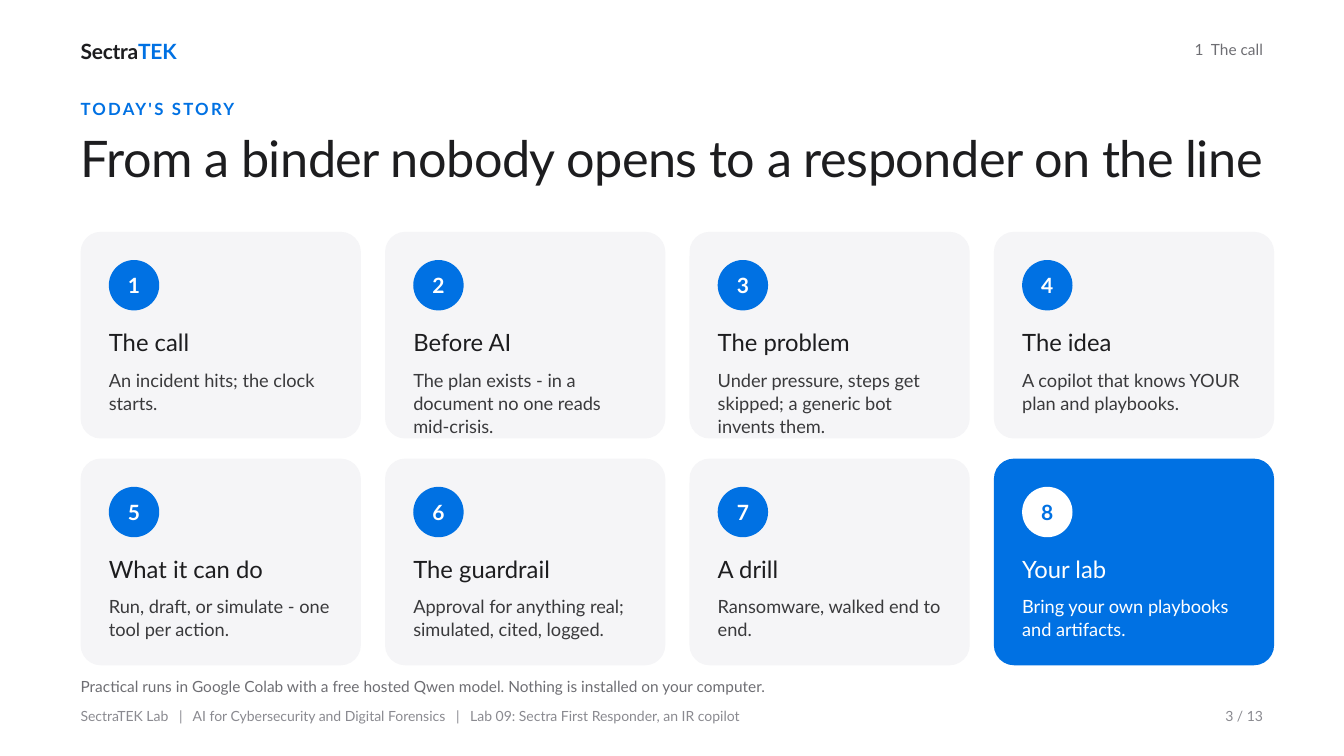
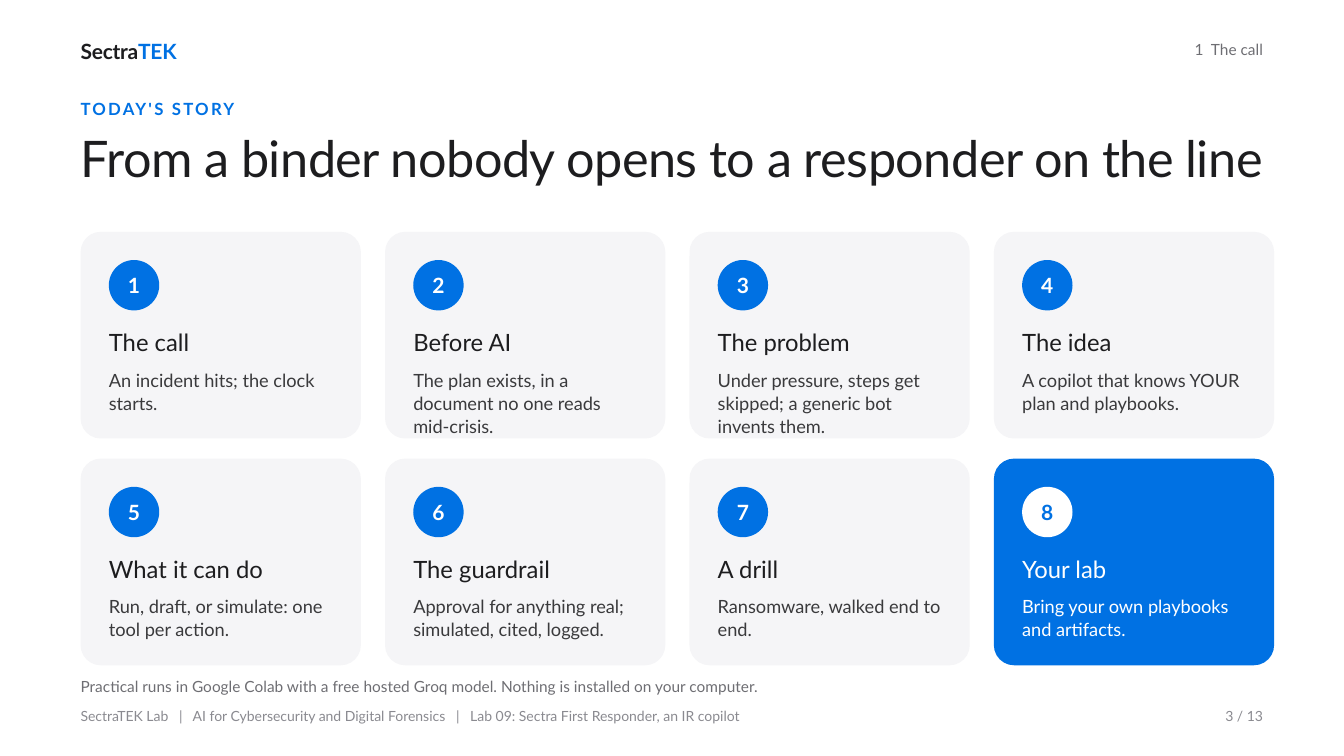
Before and after one commit to danjethh/sectratek-AI-Lab, a slide deck: slide 3 of lab09_llm_incident_response_copilot/slides/SectraTEK_Lab09_FirstResponder.pptx. Drawn at 1344x756 pixels with LibreOffice and Linux fonts; fonts in the diff are those of the drawing. Boxes give left, top, right and bottom in pixels: in the first picture for what was removed or moved away, otherwise in the second. Text is boxed around its words. In the diff, an @@ line names an element or a change of style, - is before the commit and + after.

```diff
--- a/lab09_llm_incident_response_copilot/slides/SectraTEK_Lab09_FirstResponder.pptx
+++ b/lab09_llm_incident_response_copilot/slides/SectraTEK_Lab09_FirstResponder.pptx
@@ text at [413,373,601,433]: text changed @@
-The plan exists - in a document no one reads mid-crisis.
+The plan exists, in a document no one reads mid-crisis.
@@ text at [109,599,322,639]: text changed @@
-Run, draft, or simulate - one tool per action.
+Run, draft, or simulate: one tool per action.
@@ text at [81,680,757,695]: text changed @@
-Practical runs in Google Colab with a free hosted Qwen model. Nothing is installed on your computer.
+Practical runs in Google Colab with a free hosted Groq model. Nothing is installed on your computer.
```
Also in this commit, not shown: 7 other slides changed, 27 other files.
